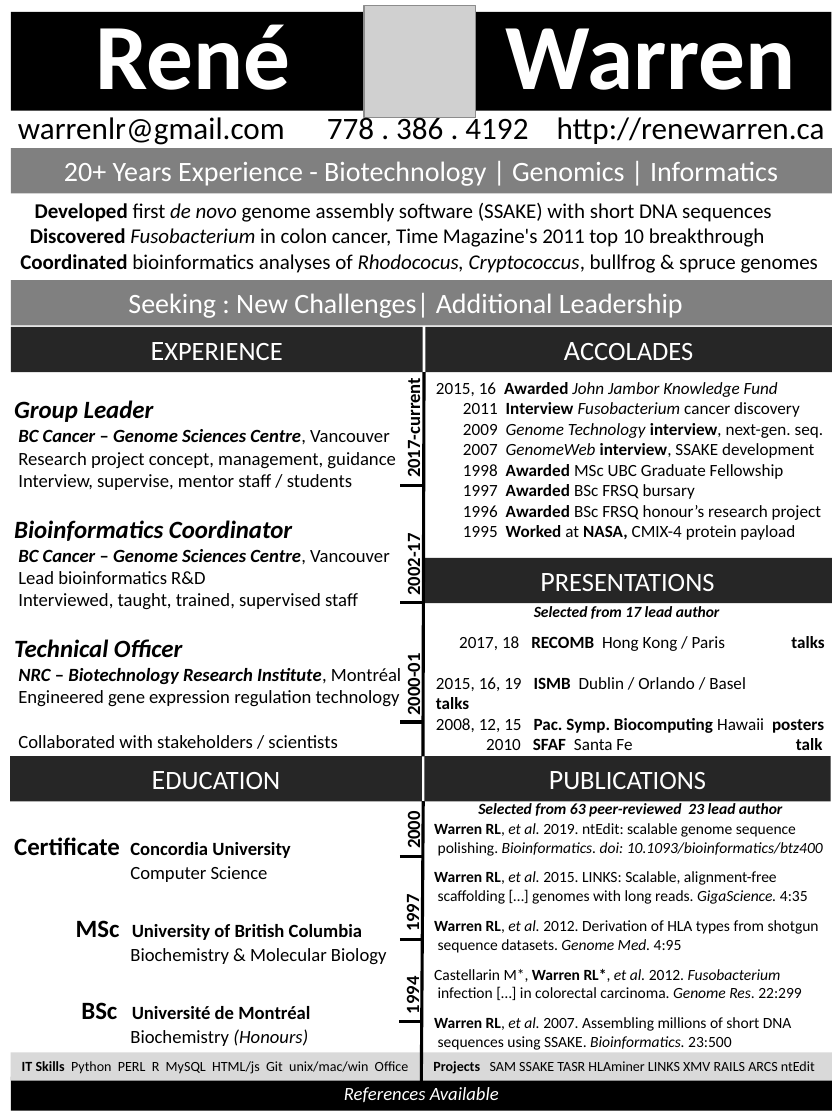
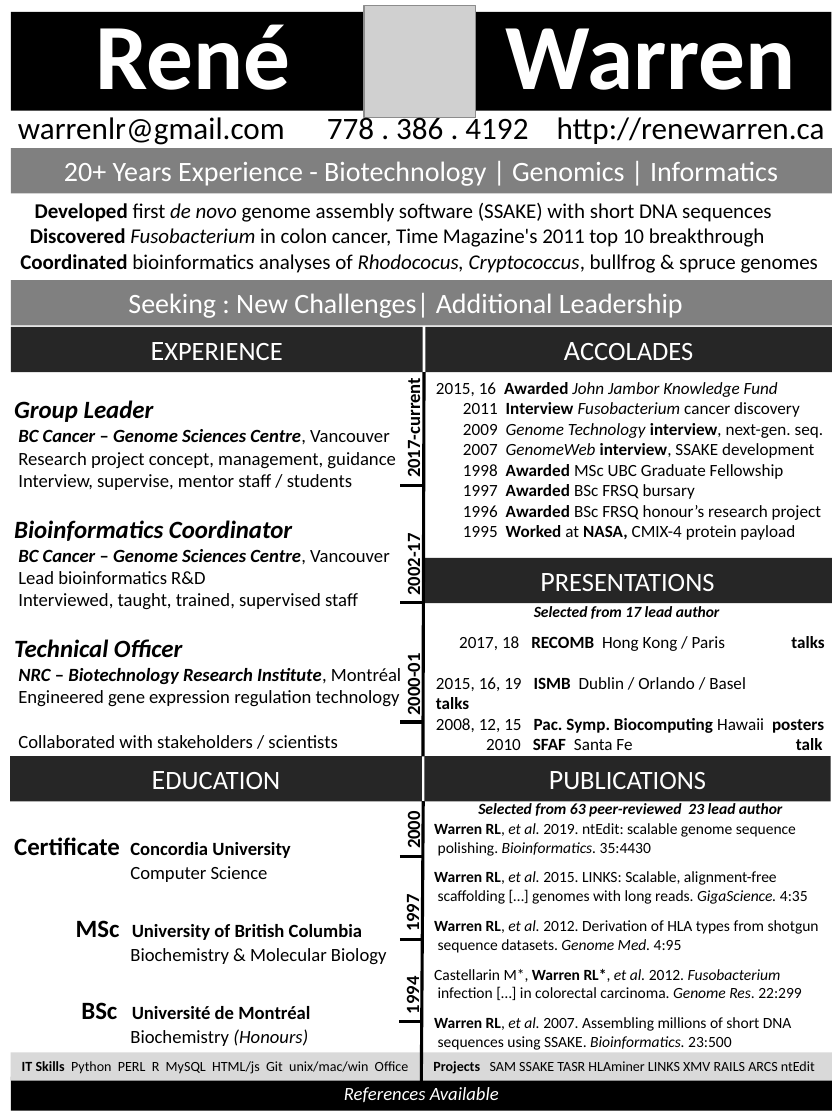
Before and after one commit to warrenlr/warrenlr.github.io, a slide deck: slide 1 of cv/CV_RWARREN_PPT.pptx. Drawn at 840x1120 pixels with LibreOffice and Linux fonts; fonts in the diff are those of the drawing; grey boxes stand for pictures. Boxes give left, top, right and bottom in pixels: in the first picture for what was removed or moved away, otherwise in the second. Text is boxed around its words. In the diff, an @@ line names an element or a change of style, - is before the commit and + after.

```diff
--- a/cv/CV_RWARREN_PPT.pptx
+++ b/cv/CV_RWARREN_PPT.pptx
@@ text at <box>438,842,651,856</box>: text changed; italic off @@
-polishing. Bioinformatics. doi: 10.1093/bioinformatics/btz400
+polishing. Bioinformatics. 35:4430
```
Also in this commit, not shown: 5 other files.
